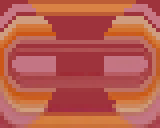
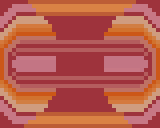
Layered file, before and after one edit (w=160, h=128). Changes by layer:
renamed "Arrière-plan" to "Calque 2", moved it above "Calque 1", painted on it over (0, 8, 160, 128)
hid "Calque 1", painted on it over (0, 8, 160, 104)
